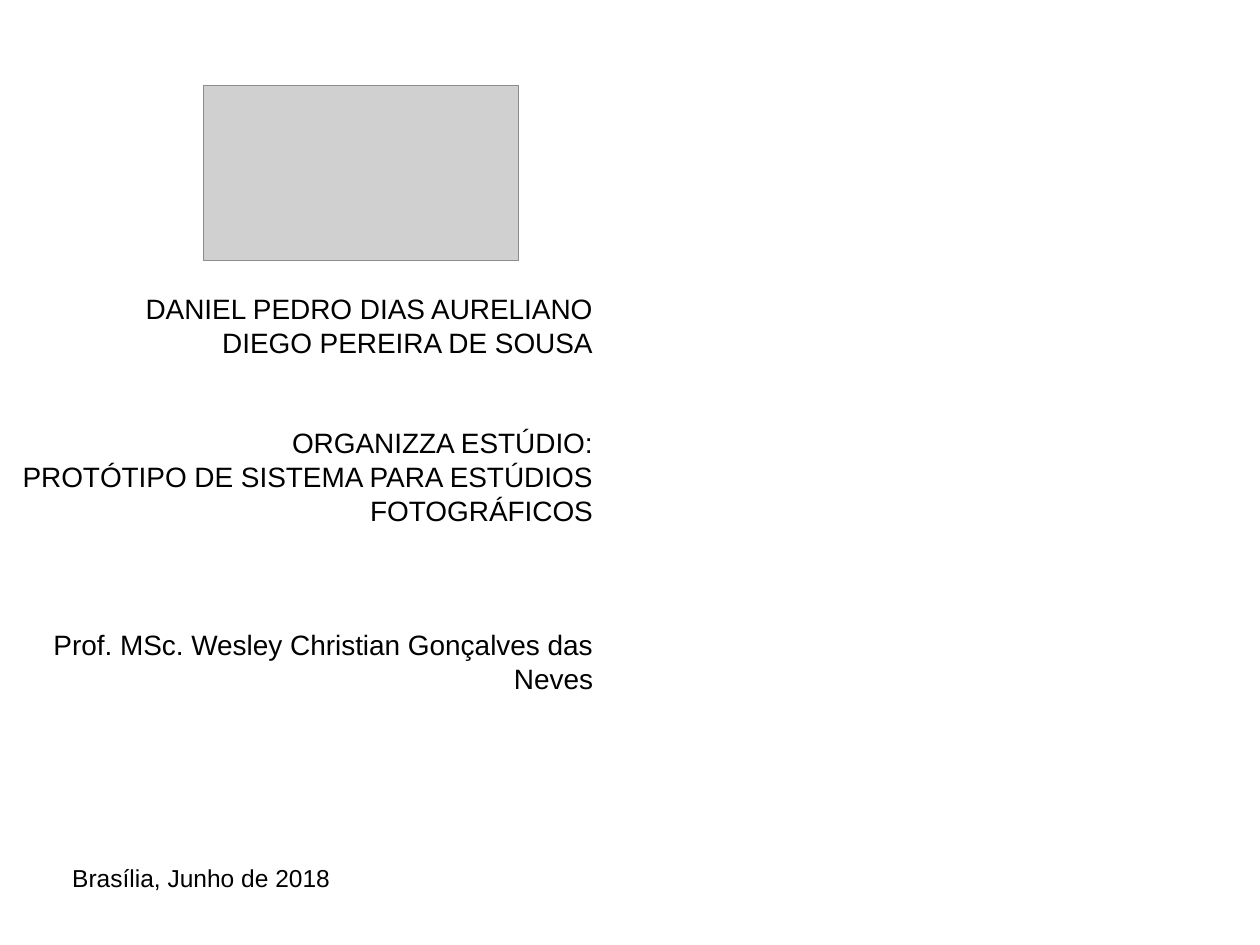
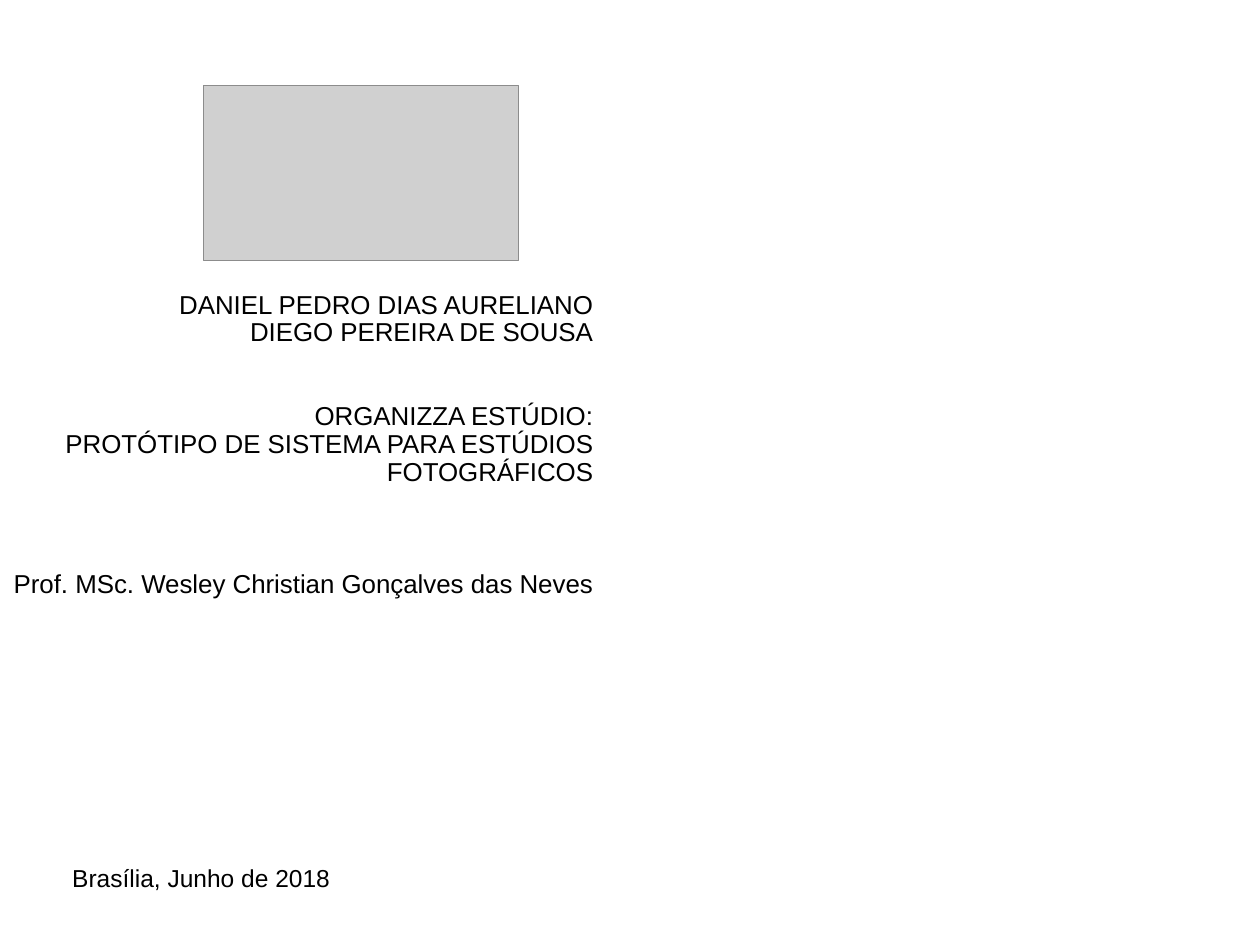
Before and after one commit to diegosousa7/organizza_estudio, a slide deck: slide 1 of Apresentação TCCII.ppt. Drawn at 1260x945 pixels with LibreOffice and Linux fonts; fonts in the diff are those of the drawing; grey boxes stand for pictures; background and template pictures are left out. Boxes give left, top, right and bottom in pixels: in the first picture for what was removed or moved away, otherwise in the second. Text is boxed around its words. In the diff, an @@ line names an element or a change of style, - is before the commit and + after.

```diff
--- a/Apresentação TCCII.ppt
+++ b/Apresentação TCCII.ppt
@@ text "DANIEL PEDRO DIAS AURELIANO" at (x1=14, y1=296, x2=593, y2=599): size 16 to 14.8 pt; line spacing 1 to 0.9 @@
```
Also in this commit, not shown: 11 other files.
